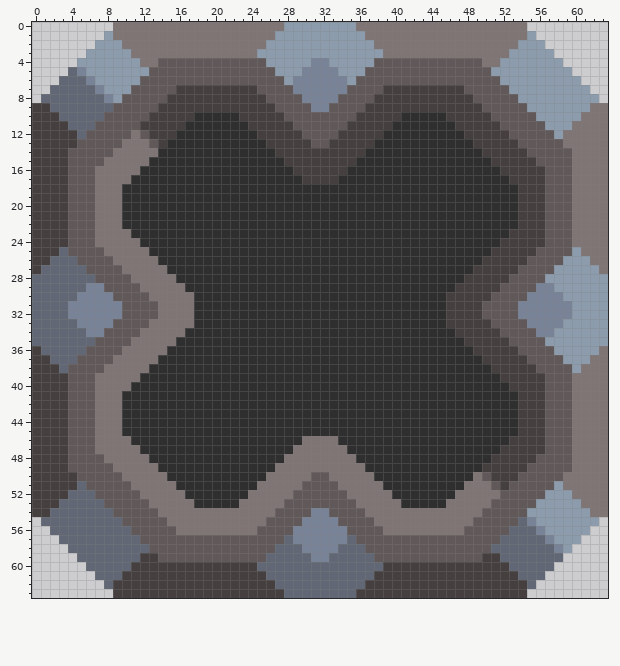
Pixel-art sprite -- sprites/blocks/drills/stroke-drill.png. Above: the version before the commit.
The file is 64x64 pixels.
The result:
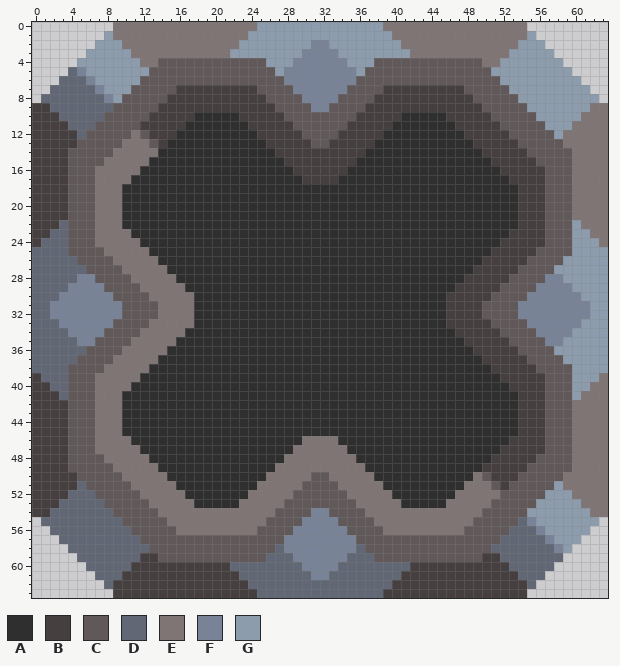
Palette (. is transparent): A #2f2f2f  B #453f3f  C #615959  D #616774  E #807575  F #798397  G #8c9cad
What changed:
Changed rows in their new state; - is an unchanged pixel.
first column x 22:
 0 ---GGG--------GGG---
 1 --GGG----------GGG--
 2 -GGG-----FF-----GGG-
 3 GGG-----FFFF-----GGG
 4 -------FF--FF-------
 5 ------FF----FF------
 6 ------F------F------
first column x 0:
22 ---D--------------------------------------------------------G---
23 --DD--------------------------------------------------------GG--
24 -DDD--------------------------------------------------------GGG-
25 DDD----------------------------------------------------------GGG
26 DD------------------------------------------------------------GG
27 D--------------------------------------------------------------G
28 -----FF--------------------------------------------------FF-----
29 ----FF----------------------------------------------------FF----
30 ---FF------------------------------------------------------FF---
31 --FF--------------------------------------------------------FF--
32 --FF--------------------------------------------------------FF--
33 ---FF------------------------------------------------------FF---
34 ----FF----------------------------------------------------FF----
35 -----FF--------------------------------------------------FF-----
36 D--------------------------------------------------------------G
37 DD------------------------------------------------------------GG
38 DDD----------------------------------------------------------GGG
39 -DDD--------------------------------------------------------GGG-
40 --DD--------------------------------------------------------GG--
41 ---D--------------------------------------------------------G---
first column x 22:
57 ------F------F------
58 ------FF----FF------
59 -------FF--FF-------
60 DDD-----FFFF-----DDD
61 -DDD-----FF-----DDD-
62 --DDD----------DDD--
63 ---DDD--------DDD---
Boxes around the changes in both pictures, in picture pixels (x1, y1, x2, y2):
changed: (230, 22, 410, 85)
changed: (32, 220, 95, 400)
changed: (545, 220, 608, 400)
changed: (230, 535, 410, 598)
